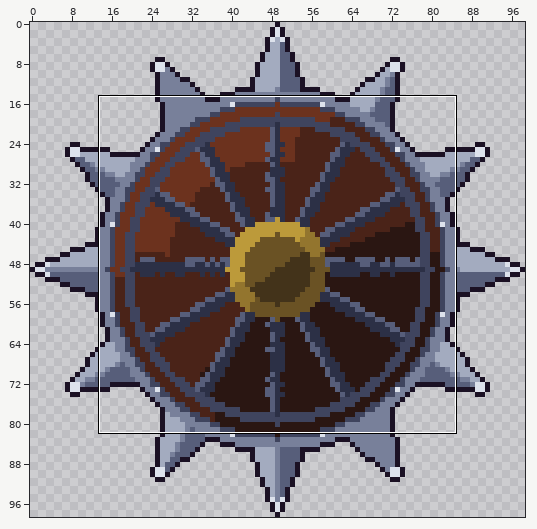
One commit to this pixel-art file: assets/source/enemies/dozer/dozer_wheel_h120.ase. Above: a wide view before the commit, with the close-up outlined.
Close-up. The starting point:
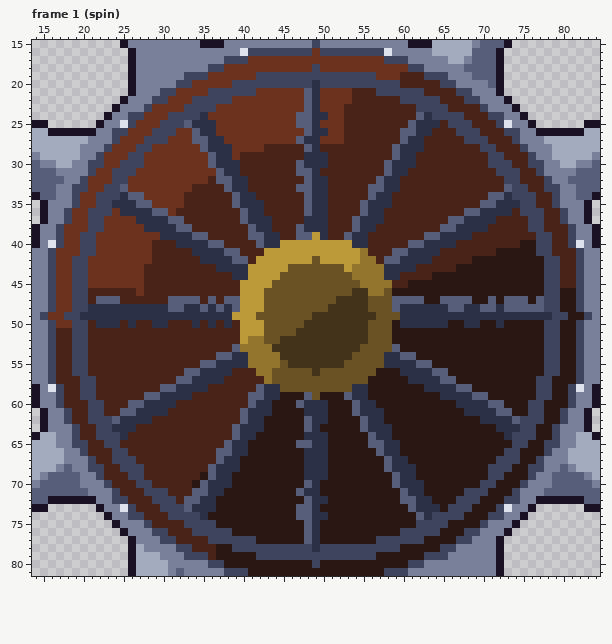
99x99 pixels, 5 frames. Shown: frame 1 (spin): x 14..84, y 15..81. The commit also changed other frames or places, which this record leaves out.
Now the later version:
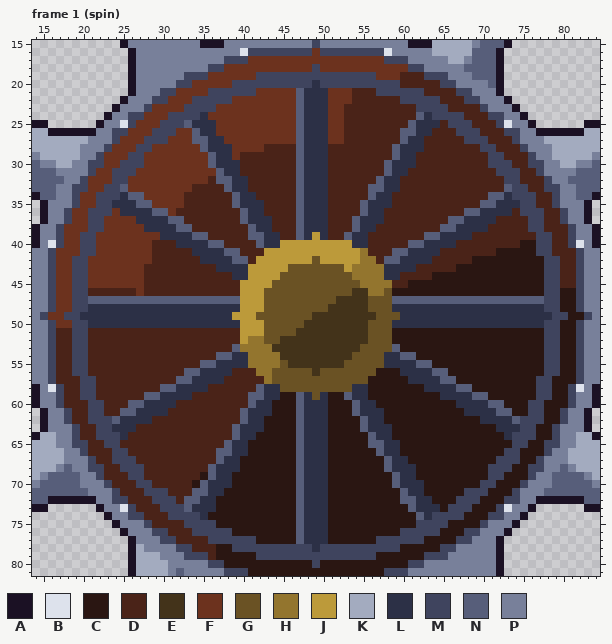
Palette (. is transparent): A #1b1124  B #dde2ec  C #2a1612  D #4a2318  E #43331a  F #6c321e  G #6a5224  H #93752e  J #bc9a3a  K #a3abbf  L #2c3046  M #3f445e  N #575e7a  P #78809a
What changed:
Frame 1 (spin):
Colour C becomes colour L in row 50 at x 59, 66 to 67, 70 to 71 and 73 to 77; in row 59 at x 50; in row 63 at x 50; in rows 70 to 71 at x 50; in row 73 at x 50; in rows 75 to 77 at x 50.
Colour D becomes colour L in row 28 at x 50; in row 31 at x 50; in row 50 at x 21, 25, 27 to 28, 31 to 33, 35, 37 and 39.
Colour F becomes colour L in rows 21 to 23 at x 50; in row 25 at x 50; in row 27 at x 50.
Colour N becomes colour L in rows 21 to 26 at x 48; in row 28 at x 48; in rows 31 to 36 at x 48; in row 39 at x 48; in row 48 at x 31 to 32, 35, 37, 39, 59, 66 to 67, 70 to 71 and 73 to 77; in row 59 at x 48.
Colour N becomes colour L in rows 62 to 63 at x 48; in row 65 at x 48; in row 70 at x 48; in rows 72 to 77 at x 48.
Colour C becomes colour N in row 47 at x 63 to 64, 69 to 70, 72 and 76; in row 59 at x 47; in rows 61 to 64 at x 47; in rows 66 to 70 at x 47; in row 72 at x 47; in rows 75 to 77 at x 47.
Colour D becomes colour N in rows 28 to 29 at x 47; in row 32 at x 47; in rows 34 to 37 at x 47; in row 47 at x 21, 25 to 30, 35 and 37.
Colour F becomes colour N in rows 21 to 23 at x 47; in row 26 at x 47.
